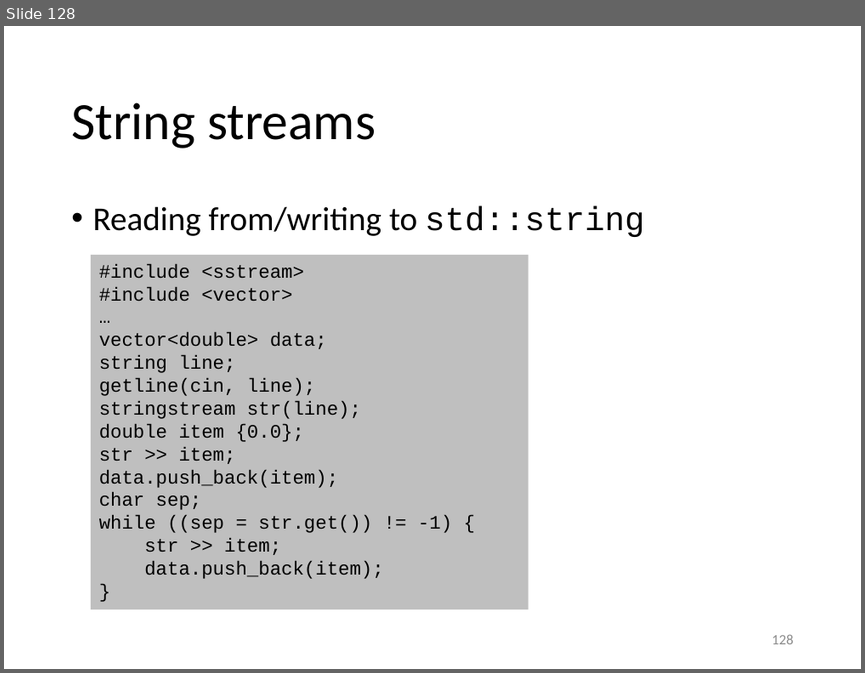
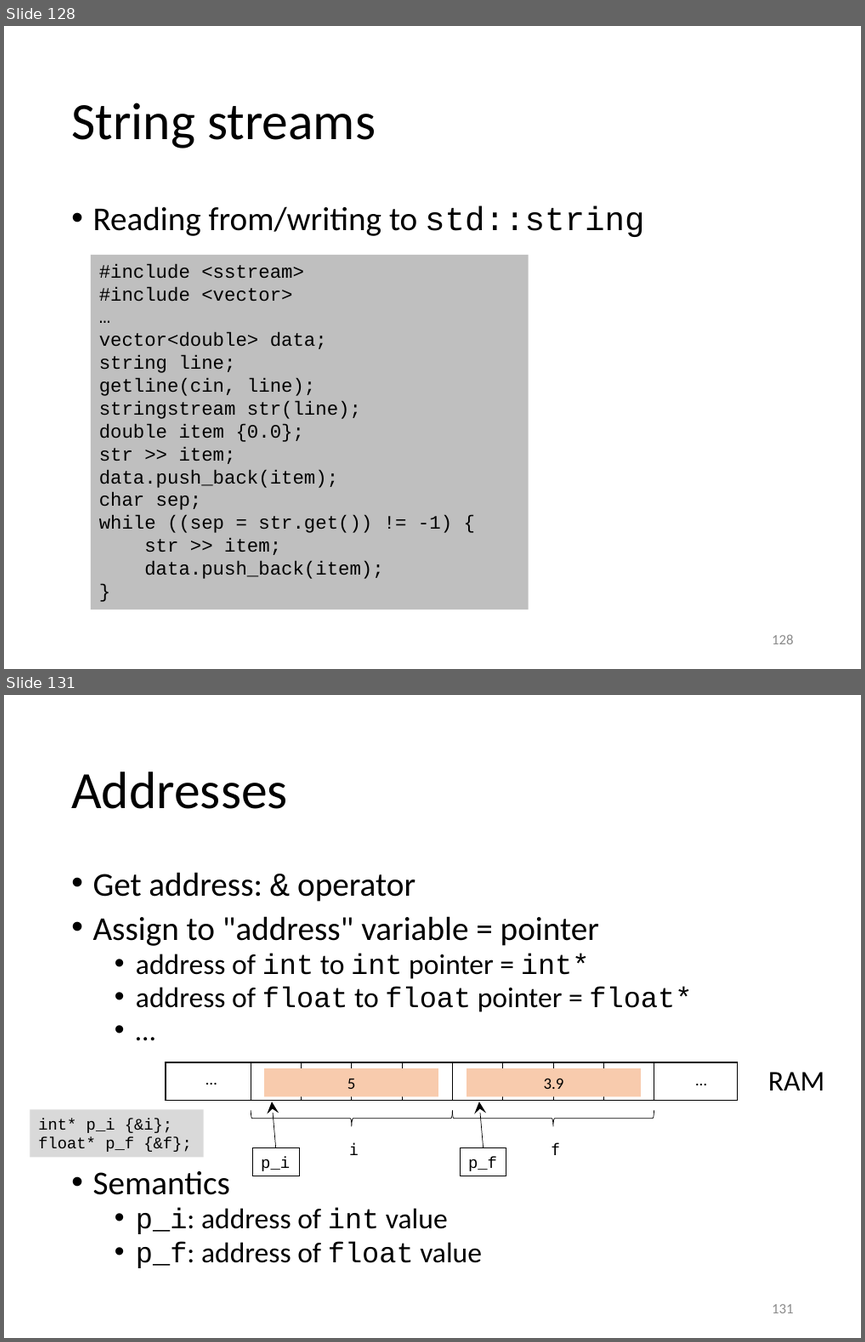
Before and after one commit to gjbex/Scientific-C-plus-plus, a slide deck: scientific_cpp.pptx. Shown one above the other, each under a label of ours: slide 128 before the commit, slides 128 and 131 after it; the slides between them are not shown. The pictures are 865x673 and 865x1342 pixels, drawn with LibreOffice and Linux fonts; fonts in the diff are those of the drawing. Boxes give left, top, right and bottom in pixels: in the first picture for what was removed or moved away, otherwise in the second. Text is boxed around its words. In the diff, an @@ line names an element or a change of style, - is before the commit and + after.

Commit message:
Add section on pointers

```diff
--- a/scientific_cpp.pptx
+++ b/scientific_cpp.pptx
@@ slide 131 added at (x1=4, y1=695, x2=861, y2=1338), background #FFFFFF @@
@@ title added at (x1=71, y1=771, x2=287, y2=809), 44 pt, text #000000 @@
+Addresses
@@ text added at (x1=93, y1=872, x2=692, y2=1268), 24 pt, text #000000 @@
+• Get address: & operator
+• Assign to "address" variable = pointer
+  • address of int to int pointer = int*
+  • address of float to float pointer = float*
+  • …
+• Semantics
+  • p_i: address of int value
+  • p_f: address of float value
@@ group added at (x1=166, y1=1062, x2=824, y2=1155): 9 lines, 5 texts, 3 rectangles, 2 left braces @@
+…
+…
+RAM
+i
+f
+5
+3.9
@@ arrow added from (276, 1147) to (273, 1101), #000000 0.5 pt @@
@@ arrow added from (483, 1147) to (478, 1101), #000000 0.5 pt @@
@@ rectangle added at (x1=30, y1=1110, x2=204, y2=1157), fill #D9D9D9, 13.5 pt, text #000000 @@
+int* p_i {&i};
+float* p_f {&f};
@@ rectangle added at (x1=252, y1=1147, x2=299, y2=1175), outline #000000 0.75 pt, 13.5 pt, text #000000 @@
+p_i
@@ rectangle added at (x1=460, y1=1147, x2=506, y2=1175), outline #000000 0.75 pt, 13.5 pt, text #000000 @@
+p_f
@@ page number added at (x1=772, y1=1304, x2=794, y2=1313), 12 pt, text #8C8C8C @@
+131
```
Also in this commit, not shown: 12 other slides added.
